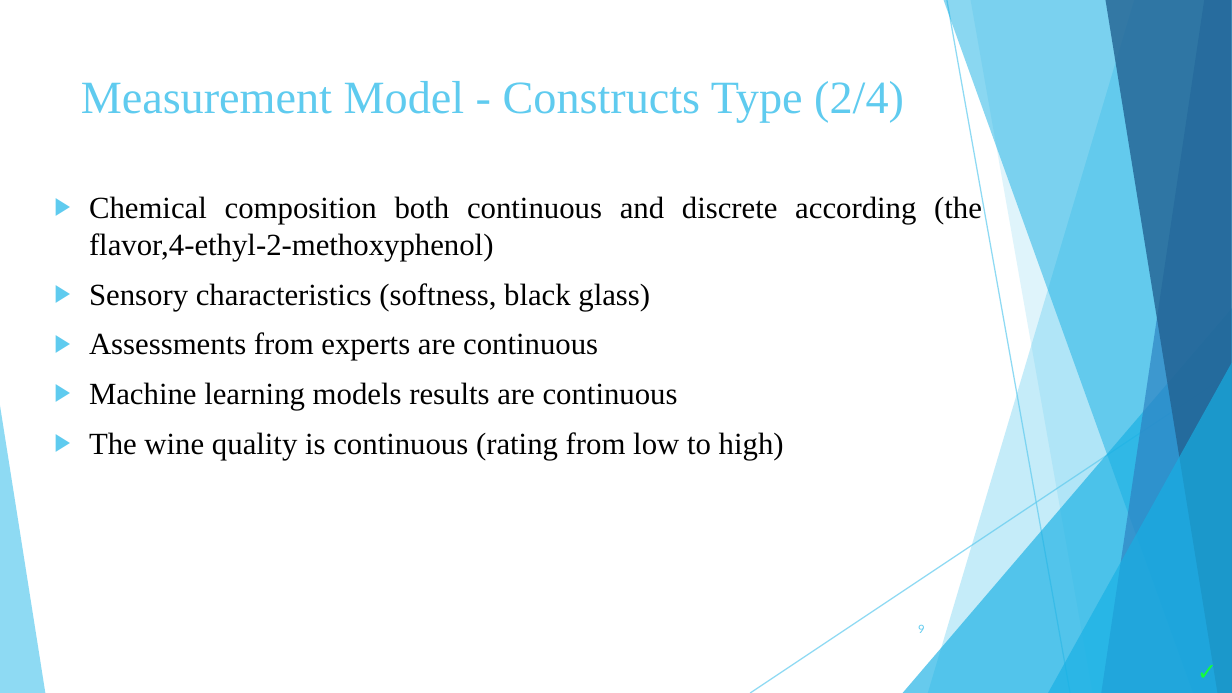
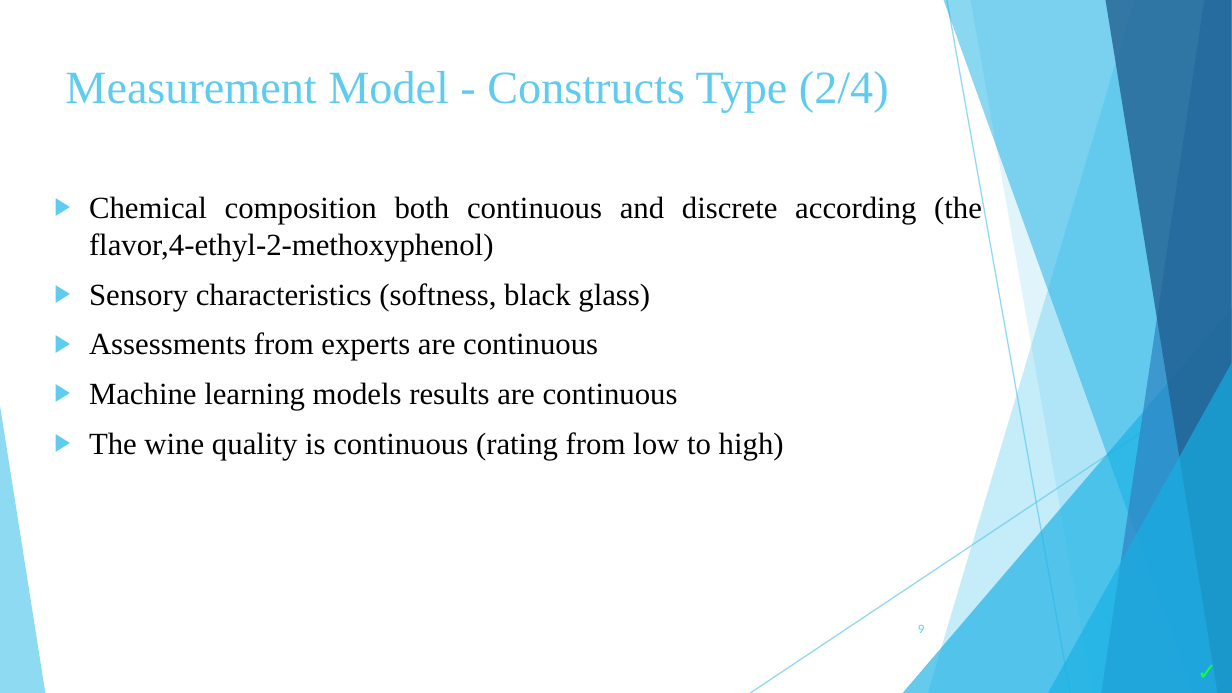
Before and after one commit to zoekelepiri/WineDataPrediction, a slide deck: slide 9 of Wine Data Set (2).pptx. Drawn at 1232x693 pixels with LibreOffice and Linux fonts; fonts in the diff are those of the drawing. Boxes give left, top, right and bottom in pixels: in the first picture for what was removed or moved away, otherwise in the second. Text is boxed around its words. In the diff, an @@ line names an element or a change of style, - is before the commit and + after.

```diff
--- a/Wine Data Set (2).pptx
+++ b/Wine Data Set (2).pptx
@@ title "Measurement Model - Constructs Type ...": place and size @@
-title "Measurement Model - Constructs Type ..." at [81, 81, 904, 123]
+title "Measurement Model - Constructs Type ..." at [65, 71, 889, 112]
```
Also in this commit, not shown: 7 other slides changed, 7 slides added, 6 slides removed.
